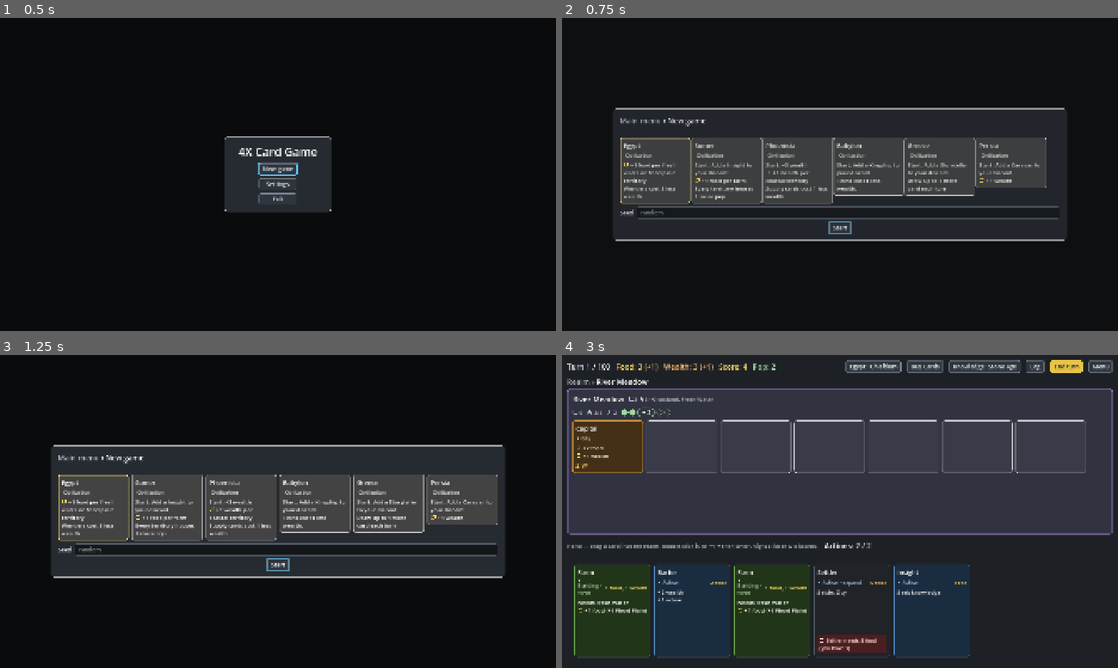
Above: before the commit, frames 1-4 (two rows, left to right).
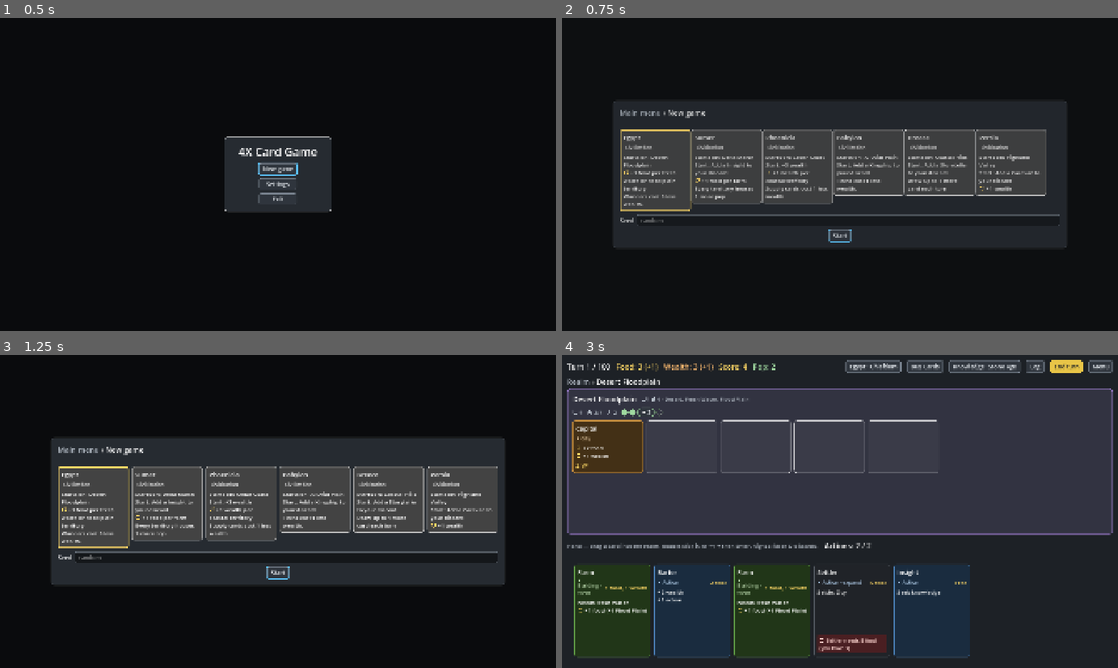
Above: after the commit, the same moments.

Repository: r888888888/4x-card-game
Game: Godot game, scene res://ui/main.tscn
Same seed, same stepped clock (60 frames per second), same inputs: the game is played once before the commit and once after it.
Inputs (mouse positions are in pixels of both pictures, inside the frame that each line leads up to):
- Up to frame 1 (0.5 s): no input
- Up to frame 2 (0.75 s): click "New game" at 0.5 s
- Up to frame 3 (1.25 s): no input
- Up to frame 4 (3 s): click "Start" at 1.25 s; tap Enter (ui_accept) at 2 s; drag from (600, 411) to (895, 442) at 2.02 s; drag from (606, 445) to (812, 574) at 2.77 s

Frame 1 is identical in both runs. In frame 2, 11% of the frame differs, in the area x 9-91%, y 26-74%; in frame 3, 11%; in frame 4, 0.8%.

Commit message:
111: a civilization's home is the territory it starts on; each shipped civilization starts at home
Co-Authored-By: Claude Opus 5.5 <noreply@anthropic.com>

Diff:
--- a/data/cards.json
+++ b/data/cards.json
@@ -174,7 +174,7 @@
       ]
     },
     {
-      "id": "egypt", "name": "Egypt", "type": "civilization", "discounts": [{ "tag": "wonder", "wealth": 3 }],
+      "id": "egypt", "name": "Egypt", "type": "civilization", "home": "desert_floodplain", "discounts": [{ "tag": "wonder", "wealth": 3 }],
       "vp": 0, "tags": [],
       "flavor": "Along a thin green ribbon of the Nile, the yearly flood laid down black silt, and pharaohs raised monuments meant to outlast time.",
       "quote": { "text": "Egypt is the gift of the river.", "by": "Herodotus, Histories" },
@@ -183,7 +183,7 @@
       ]
     },
     {
-      "id": "sumer", "name": "Sumer", "type": "civilization", "modifiers": { "housing": 1 },
+      "id": "sumer", "name": "Sumer", "type": "civilization", "home": "delta_marsh", "modifiers": { "housing": 1 },
       "vp": 0, "tags": [],
       "flavor": "Between the Tigris and the Euphrates, the Sumerians dug canals, built the first cities, and pressed wedges into clay to keep their accounts: the first writing.",
       "quote": { "text": "Go up on the wall of Uruk and walk around.", "by": "Epic of Gilgamesh" },
@@ -193,7 +193,7 @@
       ]
     },
     {
-      "id": "phoenicia", "name": "Phoenicia", "type": "civilization", "discounts": [{ "supply": true, "wealth": 1 }],
+      "id": "phoenicia", "name": "Phoenicia", "type": "civilization", "home": "cedar_coast", "discounts": [{ "supply": true, "wealth": 1 }],
       "vp": 0, "tags": [],
       "flavor": "From Tyre and Sidon, Phoenician ships carried cedar, glass and purple dye across the Mediterranean, and their alphabet travelled with them.",
       "quote": { "text": "A merchant of the people for many isles.", "by": "Ezekiel 27:3, of Tyre" },
@@ -203,7 +203,7 @@
       ]
     },
     {
-      "id": "babylon", "name": "Babylon", "type": "civilization", "discounts": [{ "type": "tech", "wealth": 1 }],
+      "id": "babylon", "name": "Babylon", "type": "civilization", "home": "alluvial_plain", "discounts": [{ "type": "tech", "wealth": 1 }],
       "vp": 0, "tags": [],
       "flavor": "Hammurabi carved his laws in stone for all to see, and Babylon's astronomers kept the most careful records of the heavens in the ancient world.",
       "quote": { "text": "That the strong should not harm the weak.", "by": "Code of Hammurabi" },
@@ -212,7 +212,7 @@
       ]
     },
     {
-      "id": "greece", "name": "Greece", "type": "civilization", "modifiers": { "hand_size": 1 },
+      "id": "greece", "name": "Greece", "type": "civilization", "home": "coastal_hills", "modifiers": { "hand_size": 1 },
       "vp": 0, "tags": [],
       "flavor": "Rival city-states argued in the agora, staged tragedies in open theatres, and asked questions philosophers still ask.",
       "quote": { "text": "The unexamined life is not worth living.", "by": "Socrates, in Plato's Apology" },
@@ -221,7 +221,7 @@
       ]
     },
     {
-      "id": "persia", "name": "Persia", "type": "civilization",
+      "id": "persia", "name": "Persia", "type": "civilization", "home": "highland_valley",
       "vp": 0, "tags": [],
       "flavor": "Cyrus and Darius ruled the largest empire yet seen, held together by satraps, respect for local customs, and a road of relay stations from Sardis to Susa.",
       "quote": { "text": "Neither snow nor rain nor heat nor gloom of night stays these couriers from the swift completion of their appointed rounds.", "by": "Herodotus, Histories" },
--- a/engine/card_def.gd
+++ b/engine/card_def.gd
@@ -44,6 +44,7 @@
 var flavor: String = ""  # civilizations: a short paragraph of history, shown in the details
 var quote_text: String = ""  # civilizations: a quote shown in the details, with quote_by
 var quote_by: String = ""  # civilizations: who said quote_text
+var home: String = ""  # civilizations: the territory card id the game starts on, or "" for starting.territory (111)
 
 
 func is_permanent() -> bool:
@@ -75,6 +76,8 @@
 	var parts: PackedStringArray = []
 	if actions > 0:
 		parts.append(actions_text())
+	if home != "":
+		parts.append("Starts on: %s" % card_db[home].name)
 	if not requires.is_empty():
 		parts.append("Needs " + "/".join(PackedStringArray(requires.map(func(k): return k.capitalize()))))
 	var prev: Effect = null
--- a/engine/config_loader.gd
+++ b/engine/config_loader.gd
@@ -133,6 +133,7 @@
 
 	if raw.has("population"):
 		config.population = _parse_population(raw.population, cards, config.starting.territory, errs, warnings, src)
+		_check_homes_house_start(config, cards, errs)
 		config.famine = _parse_famine(raw.population.get("famine") if raw.population is Dictionary else null, cards, resources, errs)
 		var famine: String = config.famine.get("card", "")
 		if config.event_deck.has(famine):
@@ -213,6 +214,18 @@
 	if start_territory != "" and out.start > cards[start_territory].housing:
 		errs.append("'population.start' (%d) is more than the housing of starting territory '%s' (%d)" % [out.start, start_territory, cards[start_territory].housing])
 	return out
+
+
+## population.start must fit the housing of each listed (or starting) civilization's home (111).
+static func _check_homes_house_start(config: Dictionary, cards: Dictionary, errs: Array[String]) -> void:
+	var civs: Array[String] = config.civilizations.duplicate()
+	if config.starting.civilization != "" and not civs.has(config.starting.civilization):
+		civs.append(config.starting.civilization)
+	for civ in civs:
+		var home: String = cards[civ].home if cards.has(civ) else ""
+		if home != "" and cards.has(home) and config.population.get("start", 0) > cards[home].housing:
+			errs.append("'population.start' (%d) is more than the housing of civilization '%s''s home '%s' (%d)" % [
+				config.population.start, civ, home, cards[home].housing])
 
 
 ## Normalizes population.famine {card, max_counters, relief} (083, 084): required with population on; card is an
--- a/engine/data_loader.gd
+++ b/engine/data_loader.gd
@@ -19,6 +19,7 @@
 	"era": [CardDef.TECH, CardDef.EVENT],
 	"discard": [CardDef.EVENT],
 	"flavor": [CardDef.CIVILIZATION],
+	"home": [CardDef.CIVILIZATION],
 	"quote": [CardDef.CIVILIZATION],
 	"actions": [CardDef.GOVERNMENT],
 	"discounts": [CardDef.CIVILIZATION],
@@ -131,6 +132,11 @@
 			errors.append("%s: card '%s': prereq: unknown card '%s'" % [src, id, prereq])
 		elif prereq != "" and db[prereq].type != CardDef.TECH:
 			errors.append("%s: card '%s': prereq: '%s' is not a tech" % [src, id, prereq])
+		var home: String = db[id].home
+		if home != "" and not db.has(home):
+			errors.append("%s: card '%s': home: unknown card '%s'" % [src, id, home])
+		elif home != "" and db[home].type != CardDef.TERRITORY:
+			errors.append("%s: card '%s': home: '%s' is not a territory" % [src, id, home])
 		for e in db[id].effects:
 			for ref in e.referenced_cards():
 				if not db.has(ref):
@@ -237,6 +243,7 @@
 		def.modifiers = _parse_modifiers(c.modifiers, errs)
 	if def.type == CardDef.CIVILIZATION:
 		_parse_flavor(c, def, errs)
+		def.home = Fields.read_string(c, "home", errs, [], "")
 		if c.has("discounts"):
 			def.discounts = _parse_discounts(c.discounts, ctx.resources, errs)
 	if def.type == CardDef.EVENT:
--- a/engine/territories.gd
+++ b/engine/territories.gd
@@ -217,6 +217,16 @@
 	return []
 
 
+## The starting territory card_id, rolled from a copy of the rng so whichever territory a civilization starts on
+## leaves the game rng where it was (111).
+static func make_home(e: GameEngine, card_id: String) -> CardInstance:
+	var game_rng := e.rng
+	e.rng = game_rng.copy()
+	var card := make(e, card_id)
+	e.rng = game_rng
+	return card
+
+
 ## A new territory card_id with resource keywords rolled from its resource_table, if any.
 static func make(e: GameEngine, card_id: String) -> CardInstance:
 	var card := e._make_card(card_id)
--- a/engine/turn_loop.gd
+++ b/engine/turn_loop.gd
@@ -40,8 +40,11 @@
 		e.rng.shuffle(research_deck.cards)
 	Events.setup(e)
 	var home: CardInstance = null
-	if e.config.starting.territory != "":
-		home = Territories.make(e, e.config.starting.territory)
+	var home_id: String = e.config.starting.territory
+	if civ_id != "" and e.card_db[civ_id].home != "":
+		home_id = e.card_db[civ_id].home
+	if home_id != "":
+		home = Territories.make_home(e, home_id)
 		if e.population_on():
 			home.pop = e.config.population.start
 		e.zone("tableau").add(home)
--- a/tests/lib/test_case.gd
+++ b/tests/lib/test_case.gd
@@ -198,11 +198,11 @@
 	return ids
 
 
-## The uid of the starting territory (config starting.territory: homeland in TEST_CARDS) on the tableau, or -1.
+## The uid of the starting territory on the tableau (config starting.territory, homeland in TEST_CARDS, or the
+## civilization's home, 111), or -1. It is the first territory on the tableau: settled ones come after it.
 func home_uid(engine: GameEngine) -> int:
-	var home: String = engine.config.starting.territory  # homeland in TEST_CARDS; the real data's own start
 	for c in engine.zone("tableau").cards:
-		if c.def.id == home:
+		if c.def.type == CardDef.TERRITORY:
 			return c.uid
 	return -1
 
--- a/tests/test_civ_home.gd
+++ b/tests/test_civ_home.gd
@@ -76,9 +76,11 @@
 			["cards.json: card 'lost'", "home", "'nowhere'"]],
 		["not a territory", [{"id": "farmers", "name": "Farmers", "type": "civilization", "home": "farm"}],
 			["cards.json: card 'farmers'", "home", "'farm'"]],
-		["on another card type", [{"id": "hut", "name": "Hut", "type": "building", "home": "river"}],
-			["card 'hut'", "home"]],
 	], card_errors)
+	var warnings: Array[String] = []
+	DataLoader.parse_cards({"cards": TEST_CARDS.cards + [{"id": "hut", "name": "Hut", "type": "building", "home": "river"}]},
+		resources(), "cards.json", [] as Array[String], warnings, keywords())
+	has_msg(warnings, "card 'hut': 'home' only applies to civilizations")
 
 
 func test_population_start_must_fit_each_listed_home() -> void:
